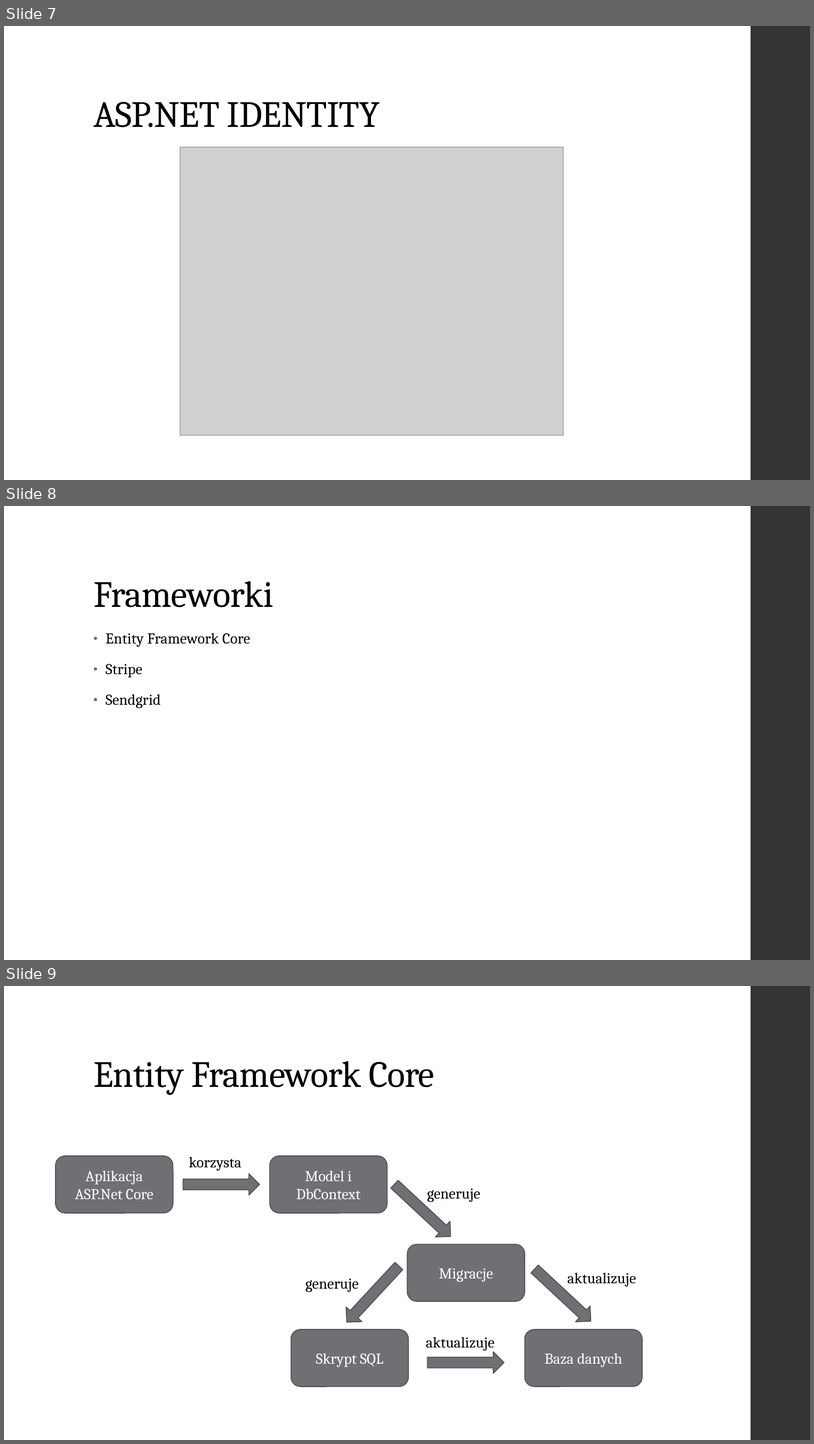
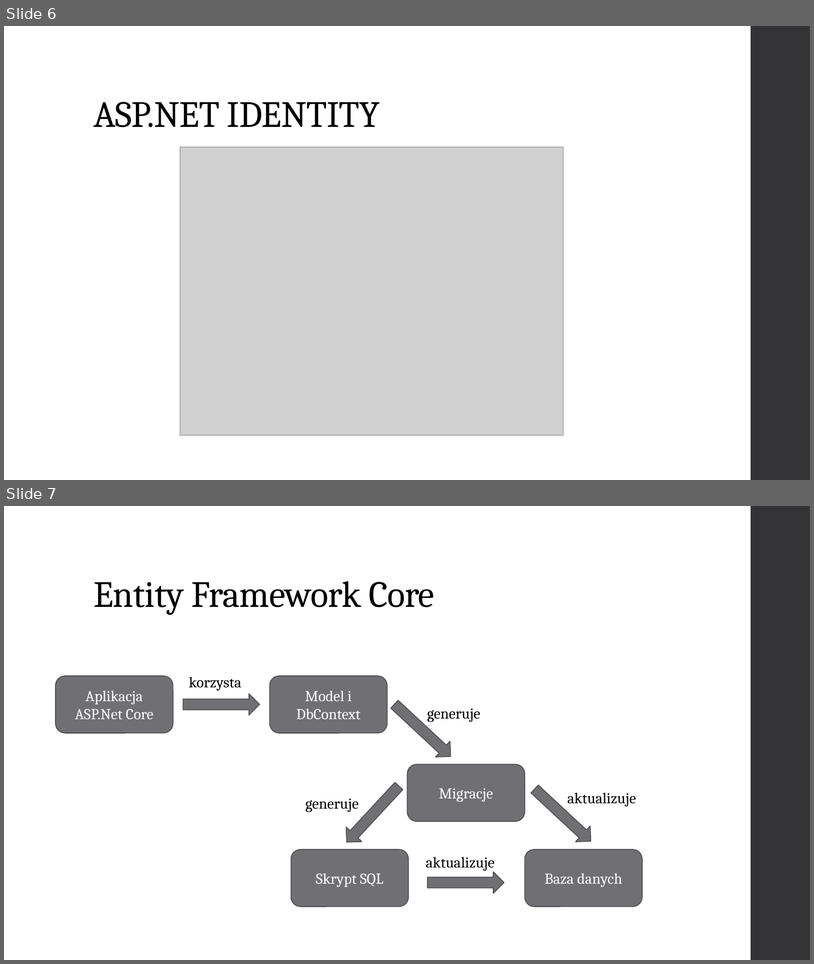
Before and after one commit to mrzewnicki/Pandronka, a slide deck: Dokumentacja/Prezentacja.pptx. Shown one above the other, each under a label of ours: slides 7, 8 and 9 before the commit, slides 6 and 7 after it. The pictures are 814x1444 and 814x964 pixels, drawn with LibreOffice and Linux fonts; fonts in the diff are those of the drawing; grey boxes stand for pictures. Boxes give left, top, right and bottom in pixels: in the first picture for what was removed or moved away, otherwise in the second. Text is boxed around its words. In the diff, an @@ line names an element or a change of style, - is before the commit and + after.

```diff
--- a/Dokumentacja/Prezentacja.pptx
+++ b/Dokumentacja/Prezentacja.pptx
@@ slide 8 removed at (4,506,810,960), background #FFFFFF; not listed: 1 template element that a slide beside it also shows @@
@@ title removed at (93,581,273,607) @@
-Frameworki
@@ text removed at (105,633,250,708) @@
-• Entity Framework Core
-• Stripe
-• Sendgrid
@@ what was slide 7 is now slide 6 @@
@@ what was slide 9 is now slide 7 @@
```
Also in this commit, not shown: 1 other slide removed.
